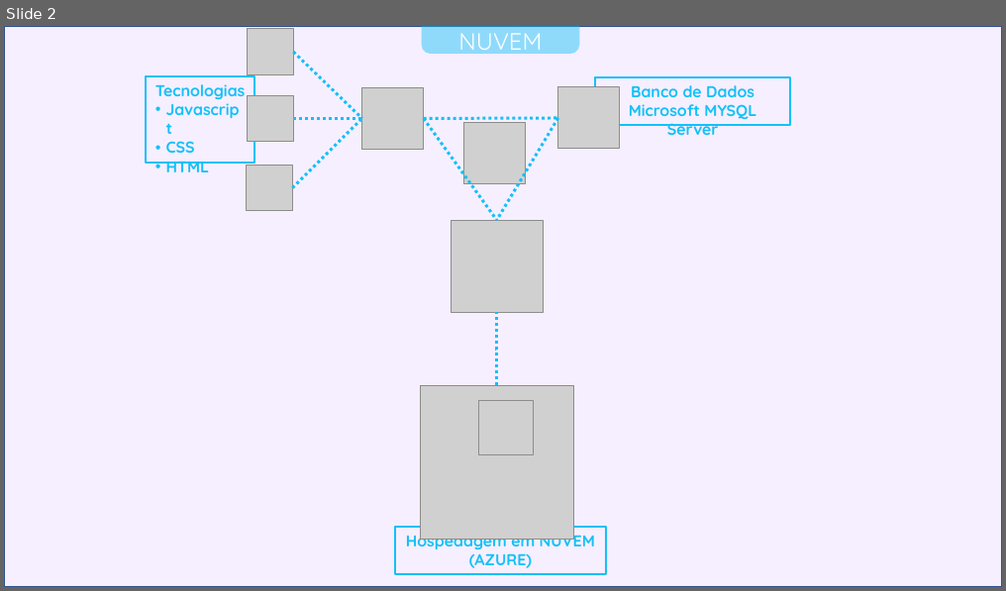
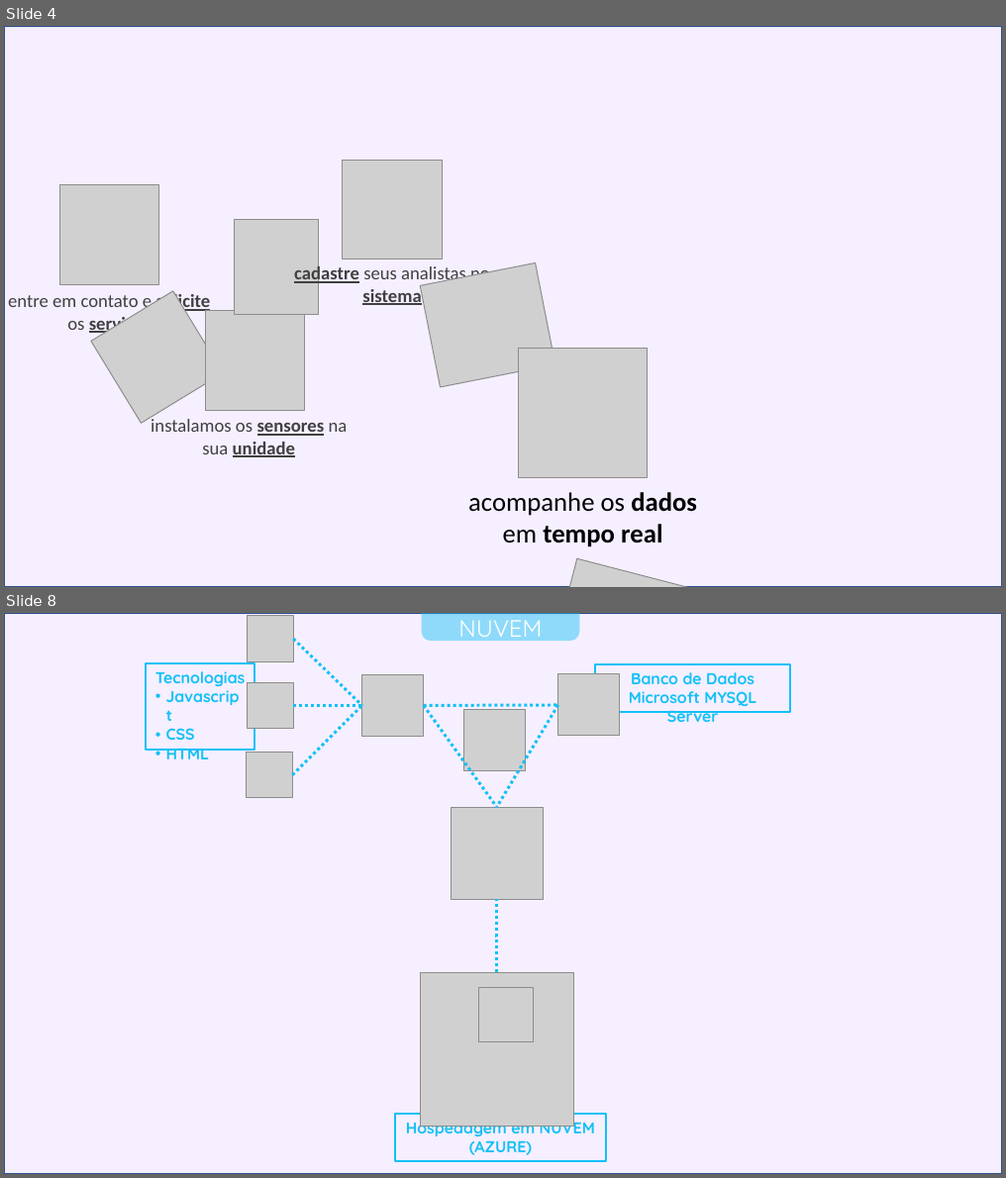
Before and after one commit to 0mni-Solutions/OmniTextil, a slide deck: APRESENTAÇÃO/Slides/Presentation.pptx. Shown one above the other, each under a label of ours: slide 2 before the commit, slides 4 and 8 after it; the slides between them are not shown. The pictures are 1006x591 and 1006x1178 pixels, drawn with LibreOffice and Linux fonts; fonts in the diff are those of the drawing; grey boxes stand for pictures. Boxes give left, top, right and bottom in pixels: in the first picture for what was removed or moved away, otherwise in the second. Text is boxed around its words. In the diff, an @@ line names an element or a change of style, - is before the commit and + after.

```diff
--- a/APRESENTAÇÃO/Slides/Presentation.pptx
+++ b/APRESENTAÇÃO/Slides/Presentation.pptx
@@ slide 4 added at <box>4,26,1002,587</box>, background #FFFFFF @@
@@ rectangle added at <box>4,26,1002,587</box>, fill #F6EFFF, outline #325491 1 pt @@
@@ picture added at <box>343,160,443,260</box> @@
@@ picture added at <box>59,185,158,285</box> @@
@@ picture added at <box>235,220,319,315</box> @@
@@ text added at <box>8,292,211,336</box>, 14 pt, text #404040 @@
+entre em contato e solicite os serviços
@@ picture added at <box>90,291,223,423</box> @@
@@ text added at <box>294,265,490,305</box>, 14 pt, text #404040, bold, underline @@
+cadastre seus analistas no sistema
@@ picture added at <box>420,264,555,387</box> @@
@@ picture added at <box>206,311,304,411</box> @@
@@ picture added at <box>518,348,648,477</box> @@
@@ text added at <box>151,417,348,458</box>, 14 pt, text #404040 @@
+instalamos os sensores na sua unidade
@@ text added at <box>468,492,697,548</box>, 20 pt, text #000000, bold @@
+acompanhe os dados em tempo real
@@ picture added at <box>535,559,759,587</box> @@
@@ what was slide 2 is now slide 8 @@
```
Also in this commit, not shown: 3 slides changed, 6 other slides added, 40 other files.
